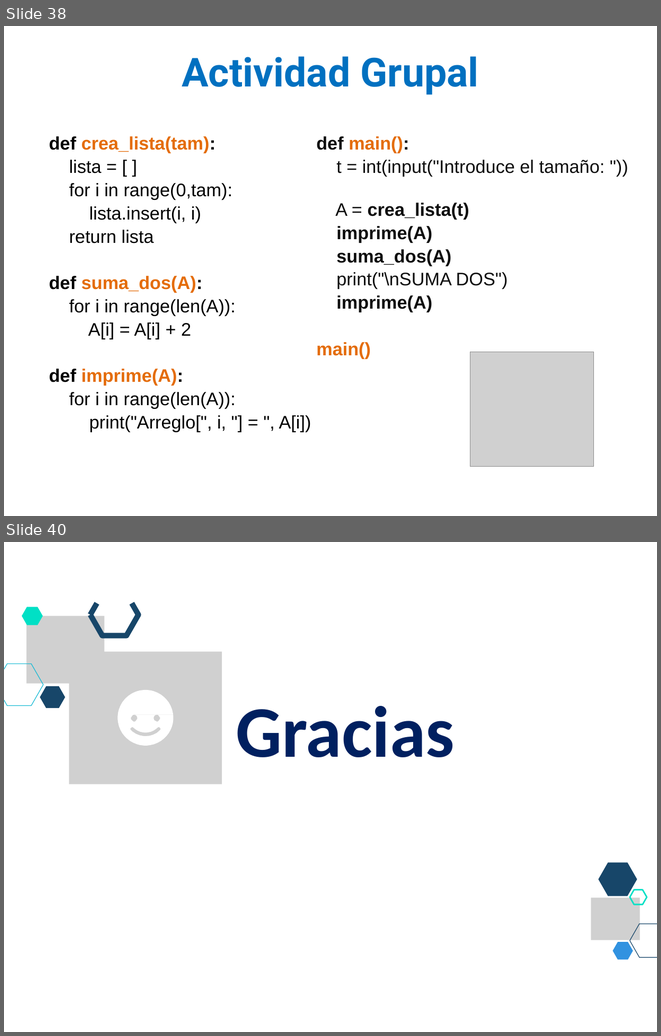
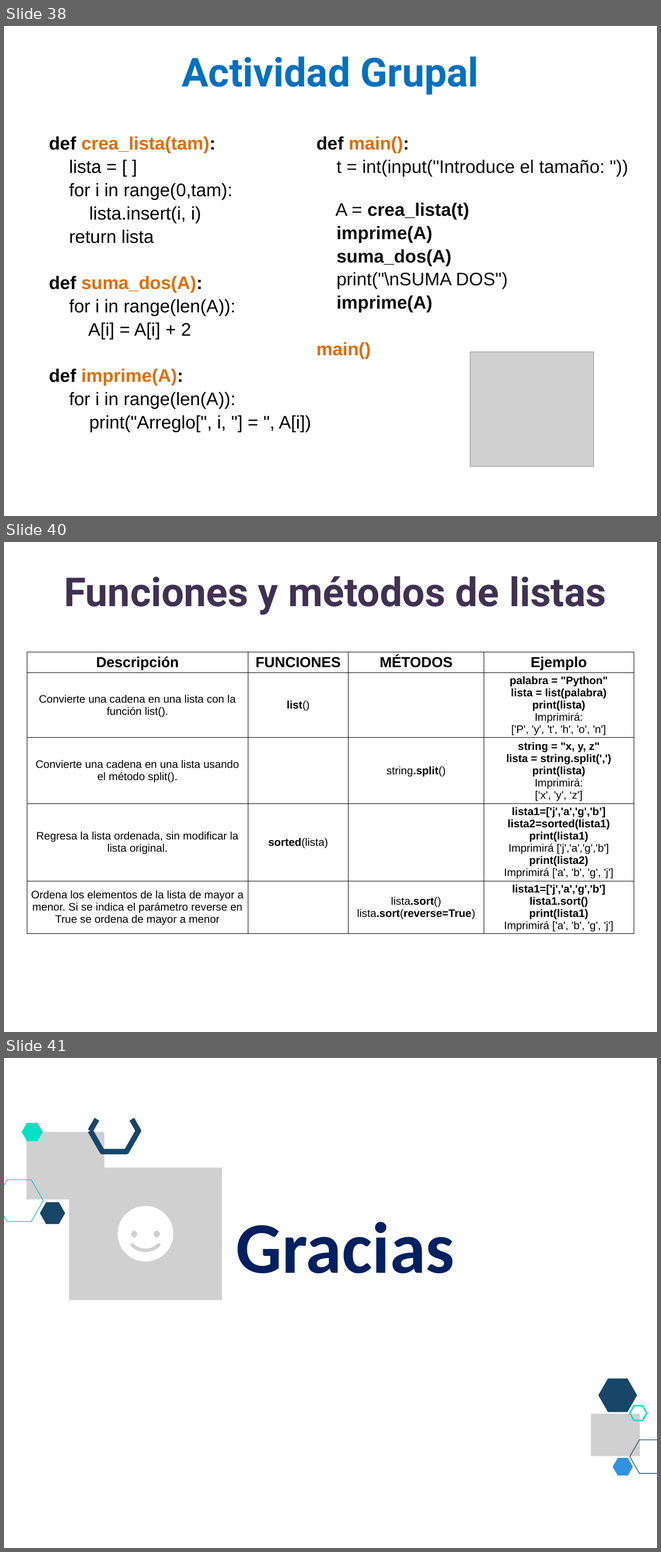
Before and after one commit to lizetheP/PensamientoC, a slide deck: CalendarioAgo21/presentaciones/9_ListasArreglos.pptx. Shown one above the other, each under a label of ours: slides 38 and 40 before the commit, slides 38, 40 and 41 after it; the slides between them are not shown. The pictures are 661x1036 and 661x1552 pixels, drawn with LibreOffice and Linux fonts; fonts in the diff are those of the drawing; grey boxes stand for pictures. Boxes give left, top, right and bottom in pixels: in the first picture for what was removed or moved away, otherwise in the second. Text is boxed around its words. In the diff, an @@ line names an element or a change of style, - is before the commit and + after.

```diff
--- a/CalendarioAgo21/presentaciones/9_ListasArreglos.pptx
+++ b/CalendarioAgo21/presentaciones/9_ListasArreglos.pptx
@@ slide 40 added at box(4, 542, 657, 1032), background #FFFFFF @@
@@ text added at box(64, 576, 606, 615), 44 pt, text #403152, bold @@
+Funciones y métodos de listas
@@ table added at box(27, 652, 634, 950), 5 rows, 4 columns @@
+Descripción | FUNCIONES | MÉTODOS | Ejemplo
+Convierte una cadena en una lista con la función list(). | list() |  | palabra = "Python" / lista = list(palabra) / print(lista) / Imprimirá: / ['P', 'y', 't', 'h', 'o', 'n']
+Convierte una cadena en una lista usando el método split(). |  | string.split() | string = "x, y, z" / lista = string.split(',') / print(lista) / Imprimirá: / [‘x', 'y', ‘z']
+Regresa la lista ordenada, sin modificar la lista original. | sorted(lista) |  | lista1=['j','a','g','b’] / lista2=sorted(lista1) / print(lista1) / Imprimirá ['j','a','g','b'] / print(lista2) / Imprimirá ['a', 'b', 'g', 'j']
+Ordena los elementos de la lista de mayor a menor. Si se indica el parámetro reverse en True se ordena de mayor a menor |  | lista.sort() / lista.sort(reverse=True) | lista1=['j','a','g','b'] / lista1.sort() / print(lista1) / Imprimirá ['a', 'b', 'g', 'j']
@@ what was slide 40 is now slide 41 @@
```
Also in this commit, not shown: 1 slide changed, 4 other files.
